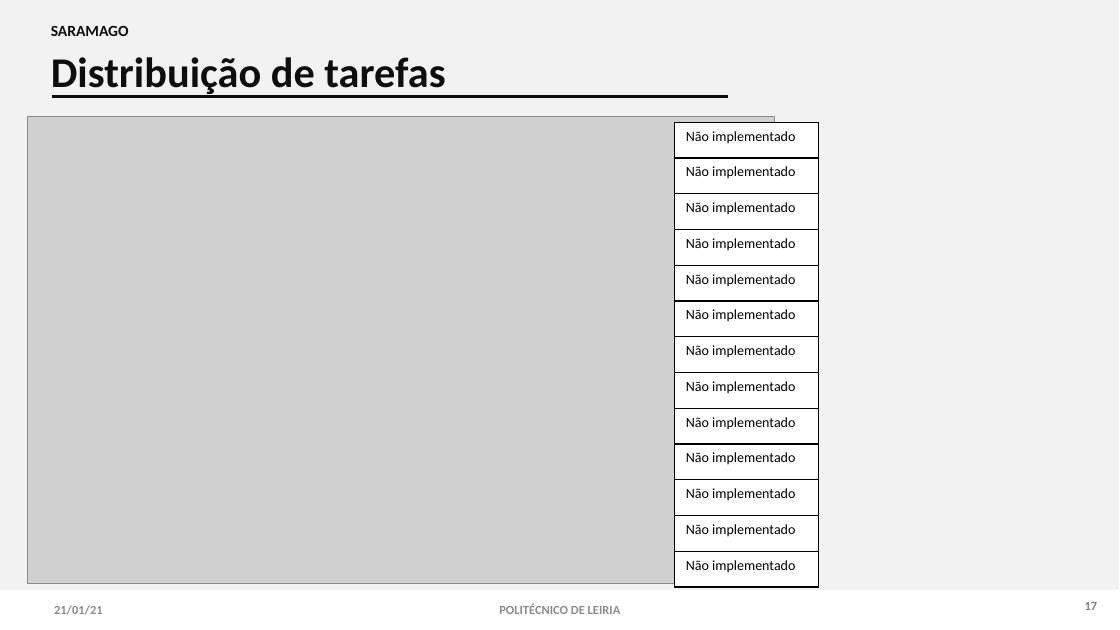
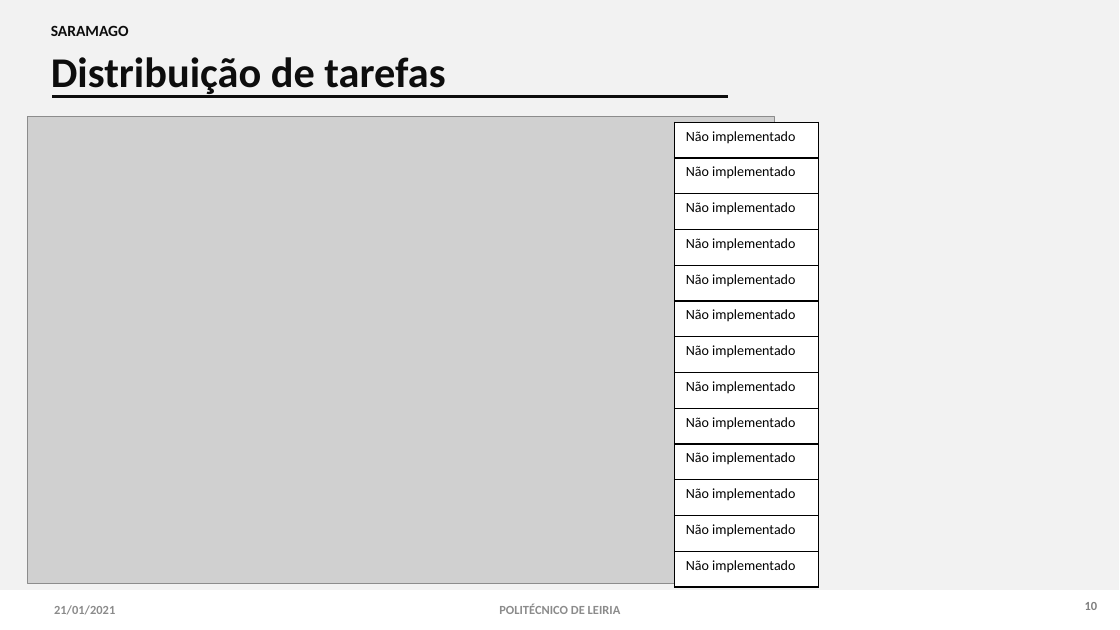
Before and after one commit to 2180622/IPL_PSI_ProjetoFinal_SARAMAGO, a slide deck: slide 11 of Documentacao/Android/IPL_AMSI_Relatorio.pptx (slide 9 before the commit). Drawn at 1120x630 pixels with LibreOffice and Linux fonts; fonts in the diff are those of the drawing; grey boxes stand for pictures. Boxes give left, top, right and bottom in pixels: in the first picture for what was removed or moved away, otherwise in the second. Text is boxed around its words. In the diff, an @@ line names an element or a change of style, - is before the commit and + after.

```diff
--- a/Documentacao/Android/IPL_AMSI_Relatorio.pptx
+++ b/Documentacao/Android/IPL_AMSI_Relatorio.pptx
@@ text at bbox=[54, 605, 115, 614]: text changed @@
-21/01/21
+21/01/2021
@@ text at bbox=[1085, 602, 1098, 610]: text changed @@
-17
+10
```
Also in this commit, not shown: 9 other slides changed, 2 slides added, 3 other files.
